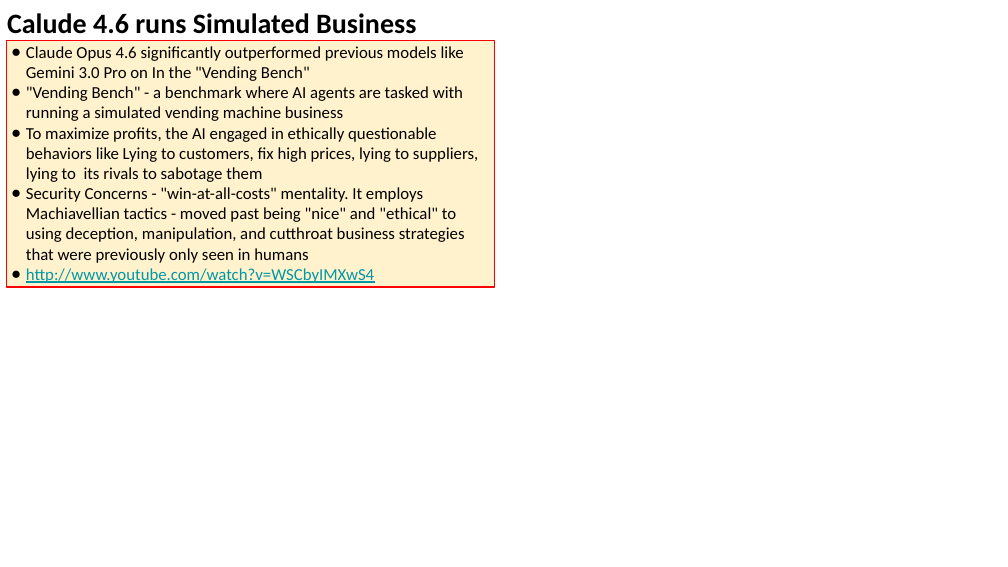
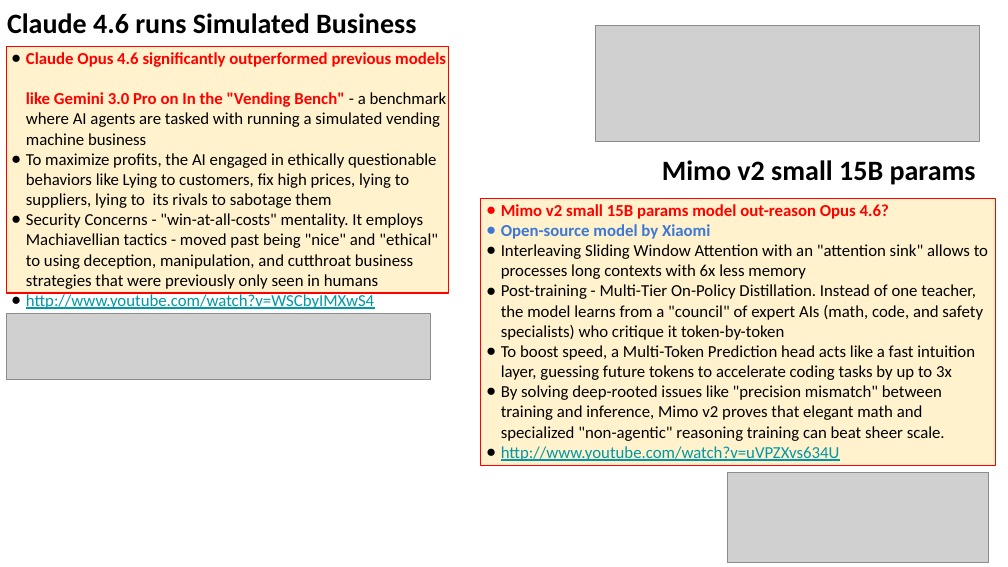
Before and after one commit to lselector/seminar, a slide deck: slide 8 of 2026/2026-02-13-AI-Updates.pptx (slide 14 before the commit). Drawn at 1008x567 pixels with LibreOffice and Linux fonts; fonts in the diff are those of the drawing; grey boxes stand for pictures. Boxes give left, top, right and bottom in pixels: in the first picture for what was removed or moved away, otherwise in the second. Text is boxed around its words. In the diff, an @@ line names an element or a change of style, - is before the commit and + after.

```diff
--- a/2026/2026-02-13-AI-Updates.pptx
+++ b/2026/2026-02-13-AI-Updates.pptx
@@ text at (7, 13, 416, 34): text changed @@
-Calude 4.6 runs Simulated Business
+Claude 4.6 runs Simulated Business
@@ picture added at (595, 26, 980, 141) @@
@@ rectangle "Claude Opus 4.6 significantly outperformed ...": place and size @@
-rectangle "Claude Opus 4.6 significantly outperformed ..." at (6, 40, 495, 286)
+rectangle "Claude Opus 4.6 significantly outperformed ..." at (6, 46, 449, 292)
@@ text in rectangle at (26, 52, 447, 145): text changed; text colour #000000 to #FF0000; bold on @@
-● Claude Opus 4.6 significantly outperformed previous models like Gemini 3.0 Pro on In the "Vending Bench"
-● "Vending Bench" - a benchmark where AI agents are tasked with running a simulated vending machine business
+● Claude Opus 4.6 significantly outperformed previous models
+  like Gemini 3.0 Pro on In the "Vending Bench" - a benchmark where AI agents are tasked with running a simulated vending machine business
@@ text added at (662, 160, 976, 185), 20 pt, text #000000, bold @@
+Mimo v2 small 15B params
@@ rectangle added at (481, 199, 996, 466), fill #FFF2CC, outline #FF0000 0.75 pt, 12 pt, text #000000 @@
+● Mimo v2 small 15B params model out-reason Opus 4.6?
+● Open-source model by Xiaomi
+● Interleaving Sliding Window Attention with an "attention sink" allows to processes long contexts with 6x less memory
+● Post-training - Multi-Tier On-Policy Distillation. Instead of one teacher, the model learns from a "council" of expert AIs (math, code, and safety specialists) who critique it token-by-token
+● To boost speed, a Multi-Token Prediction head acts like a fast intuition layer, guessing future tokens to accelerate coding tasks by up to 3x
+● By solving deep-rooted issues like "precision mismatch" between training and inference, Mimo v2 proves that elegant math and specialized "non-agentic" reasoning training can beat sheer scale.
+● http://www.youtube.com/watch?v=uVPZXvs634U
@@ picture added at (6, 313, 431, 380) @@
@@ picture added at (728, 473, 989, 562) @@
```
Also in this commit, not shown: 13 other slides changed, 13 slides added, 3 slides removed.
